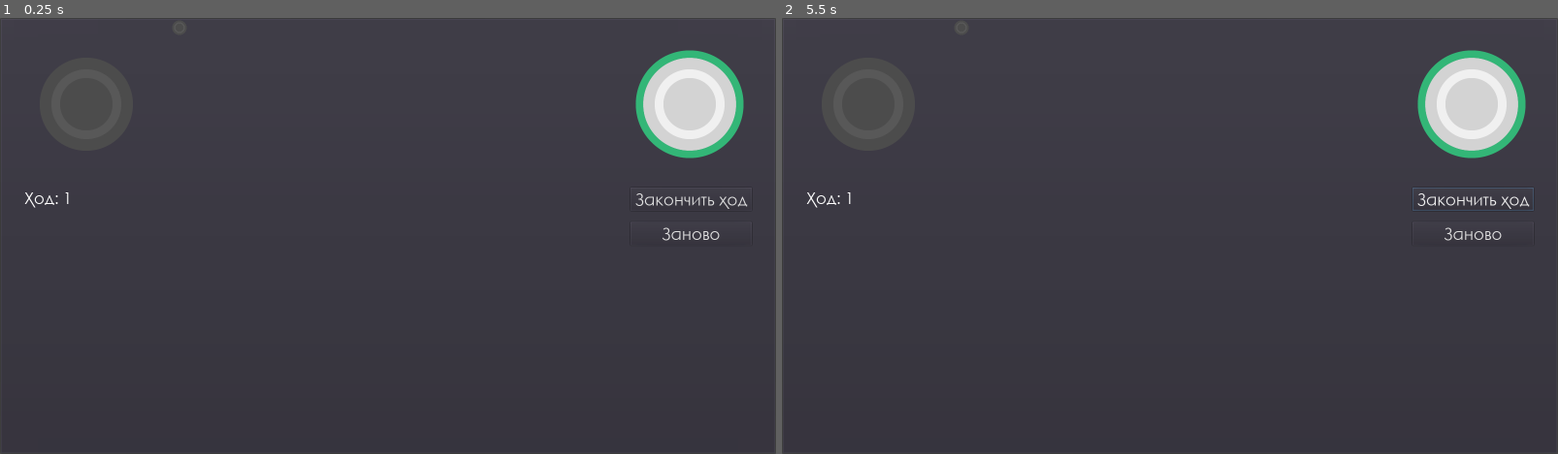
Above: before the commit, frames 1-2 (left to right).
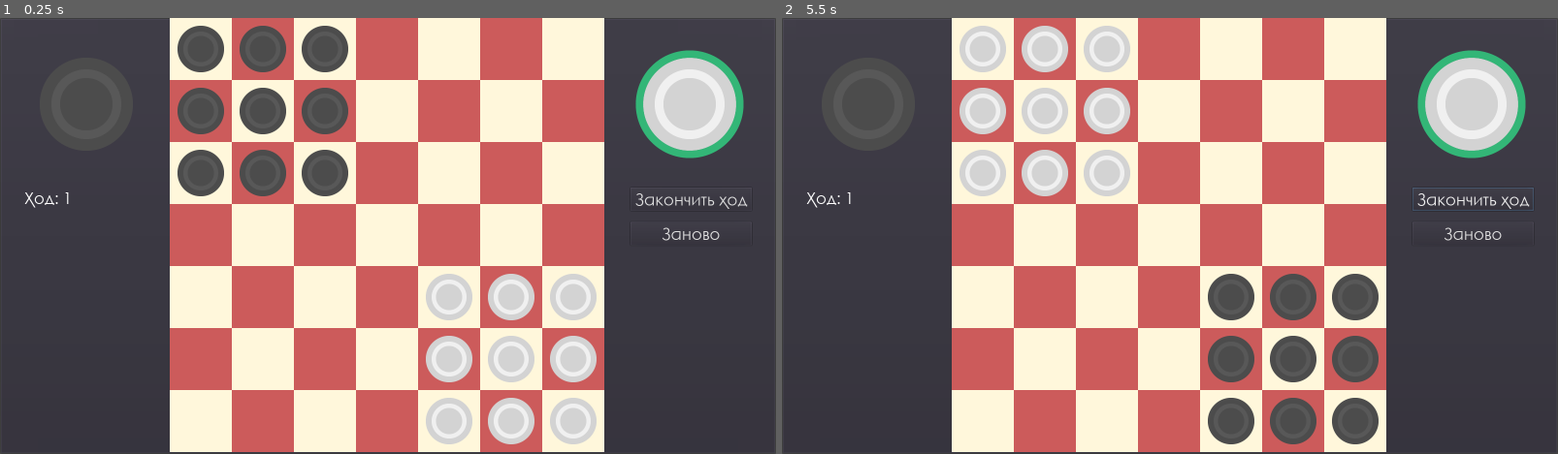
Above: after the commit, the same moments.

Repository: Shineglow/Junior_Chalange_Stage2
Game: Godot game, scene res://Default_Scene.tscn
Two runs of this game, one before a commit and one after it. Both use one fixed random seed, a clock stepped at 60 frames per second and the inputs below.
Inputs (mouse positions are in pixels of both pictures, inside the frame that each line leads up to):
- Up to frame 1 (0.25 s): no input
- Up to frame 2 (5.5 s): click "Заново" at 0.5 s; click "Заново" at 1.25 s; click "Заново" at 2 s; click "Закончить ход" at 2.75 s; click "Закончить ход" at 3.5 s; click "Закончить ход" at 4.25 s; tap Enter at 5 s; move the mouse to (1340, 214) at 5.02 s; click (1340, 214) at 5.17 s; tap Space at 5.27 s

The runs differ from the first frame. In frame 1, 52% of the frame differs, in the area x 21-78%, y 0-100%; in frame 2, 53%.
Error before the commit: Parse Error: The class "checker_animator" was found in global scope, but its script couldn't be loaded. (res://logic/field.gd:11)
Error after the commit: Invalid get index 'field' (on base: 'Nil'). (res://logic/move_checker.gd:20)

Commit message:
Add Tween and Tween usege logic

Diff:
--- a/game/Interface/Alternative_Interface.tscn
+++ b/game/Interface/Alternative_Interface.tscn
@@ -156,6 +156,8 @@
 "_edit_use_anchors_": false
 }
 
+[node name="Tween" type="Tween" parent="desk"]
+
 [node name="field" type="Control" parent="desk"]
 rect_min_size = Vector2( 900, 900 )
 mouse_filter = 1
--- a/game/logic/field.gd
+++ b/game/logic/field.gd
@@ -8,8 +8,6 @@
 onready var _field_vision = $field
 onready var _checkers_vision = $checkers
 
-var animator: checker_animator
-
 var field = []
 var size: int
 
@@ -17,6 +15,36 @@
 var active_checker: Checker
 var is_already_move: bool
 onready var ghost_checker = $ghost_checker
+
+onready var _tween = $Tween
+
+func animate_move_checker(cell: Cell):
+	_tween.remove_all()
+	var path = []
+	cell.position
+	path.append_array(_get_path(cell.position))
+	path.invert()
+	path.remove(0)
+	for i in path:
+		var end = i*cell.rect_min_size
+		var start = active_checker.rect_position
+		_tween.interpolate_property(active_checker, "rect_position", null, i*cell.rect_min_size, 1, Tween.TRANS_QUAD)
+		_tween.start()
+		print(yield(_tween, "tween_completed"))
+
+
+func foo(start, end):
+	_tween.interpolate_property(active_checker, "rect_position", null, end, (start-end).length()*0.1, Tween.TRANS_QUAD)
+
+func _get_path(previews_cell_pos: Vector2):
+	var sub_path = []
+	var cell = (field[previews_cell_pos.y][previews_cell_pos.x] as Cell)
+	sub_path.append(cell.previews_cell_pos)
+
+	if cell.path_lenght <= 2:
+		return sub_path
+
+	return sub_path.append_array(_get_path(cell.previews_cell_pos))
 
 signal on_checker_click(checker)
 signal try_move()
@@ -30,11 +58,8 @@
 	ghost_checker.visible = false
 	ghost_checker.rect_min_size = field[0][0].rect_min_size
 
-	animator = checker_animator.new()
-
 func cell_click_react(cell: Cell):
 	if cell.is_highlight:
-
 		ghost_checker.texture = active_checker.get_node("checker_texture").texture
 		ghost_checker.rect_position = cell.rect_position
 		ghost_checker.visible = true
@@ -74,11 +99,11 @@
 	(field[pos.y][pos.x] as Cell).is_checker_contain = false
 	var target_cell_pos = ghost_checker.rect_position/ghost_checker.rect_min_size
 	var cell = field[target_cell_pos.y][target_cell_pos.x] as Cell
-	#active_checker.move_checker(cell.position)
-	for i in cell.path:
-		animator.animation_start(active_checker, active_checker.position-i,0.5)
+
 	cell.checker_on_cell = active_checker
 	cell.is_checker_contain = true
+
+	animate_move_checker(cell)
 
 	is_already_move = false
 	active_checker.is_selected = false
